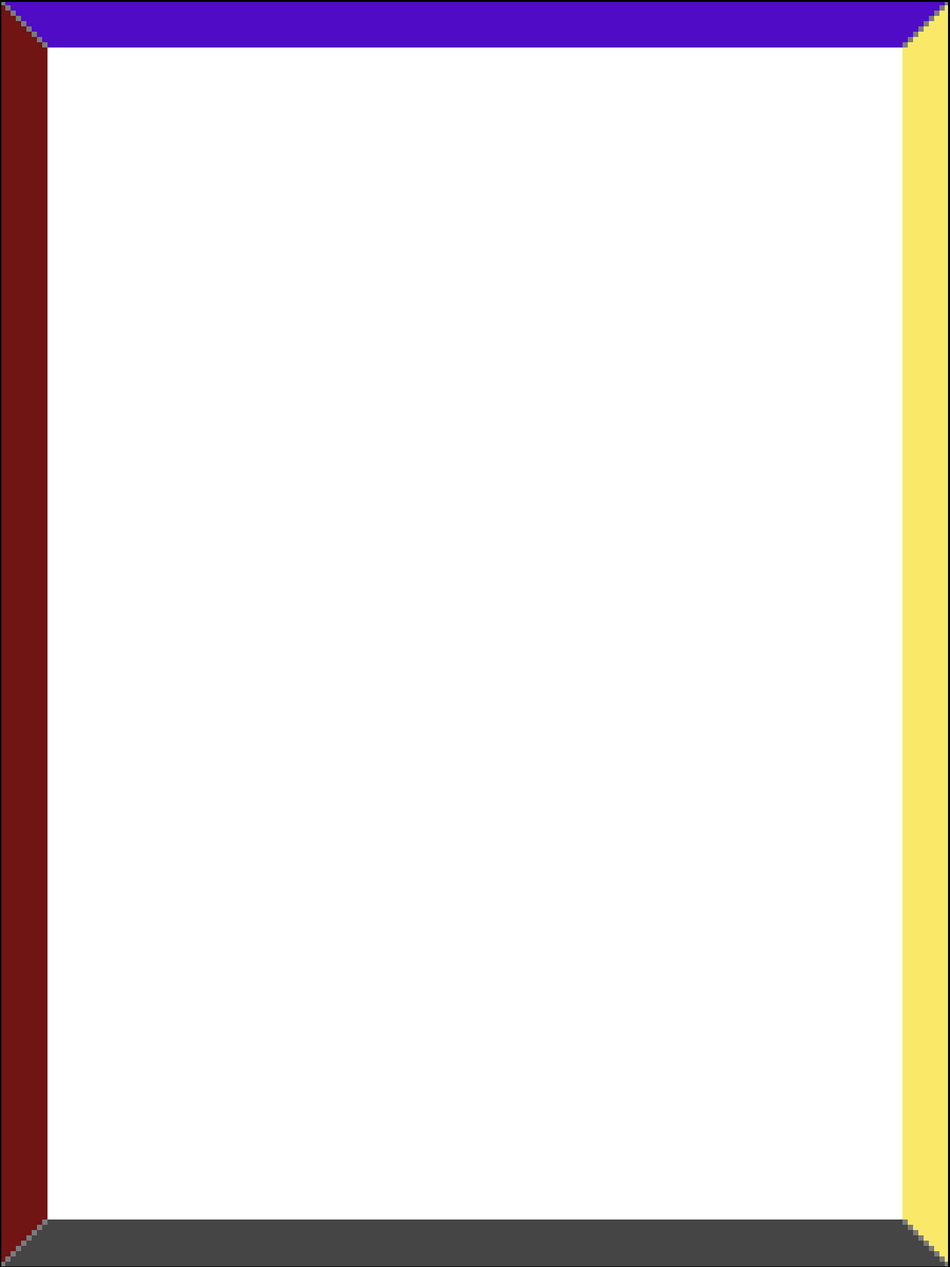
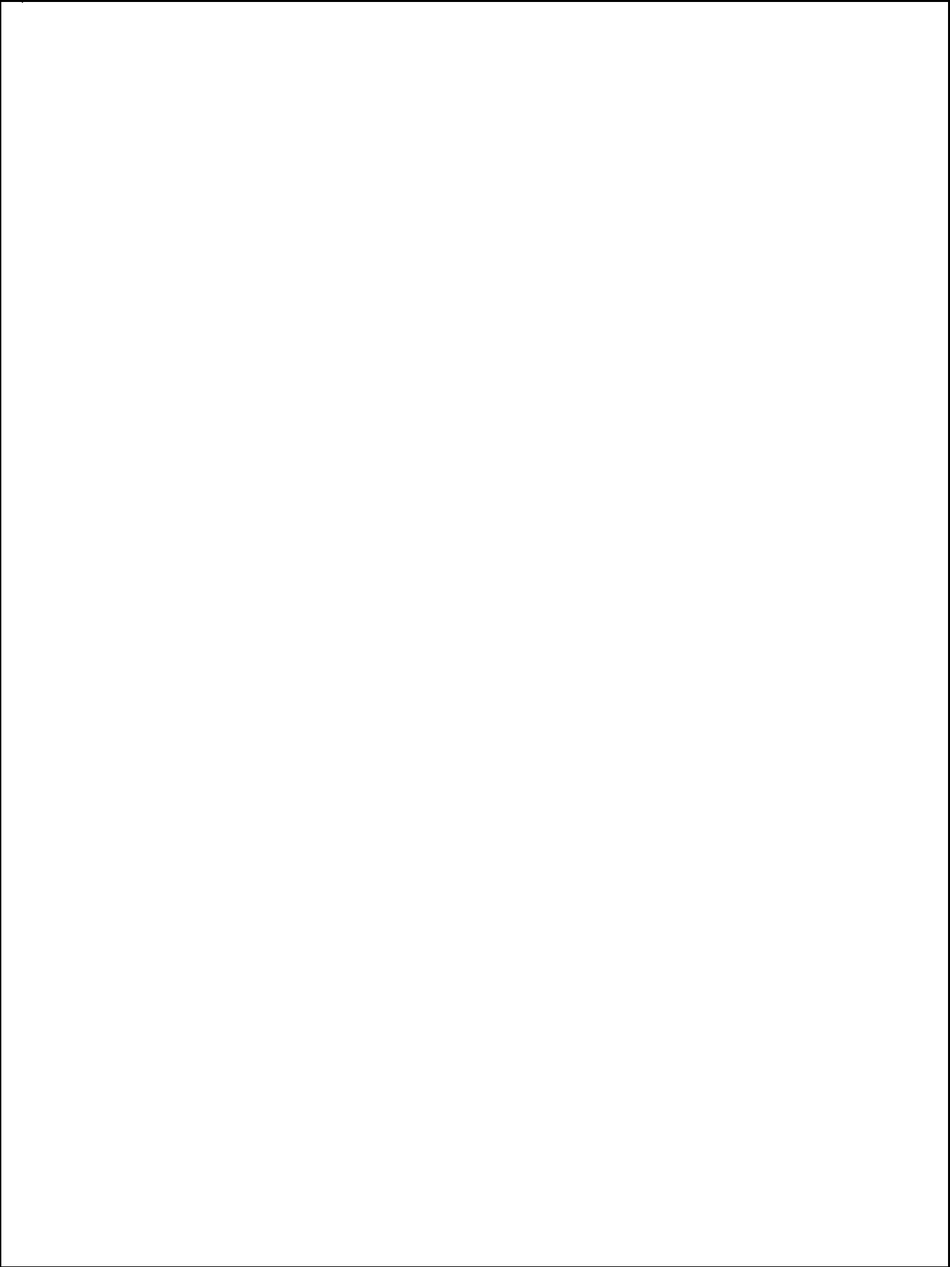
Layers edited between the first and the second w=950, h=1267 image:
hid "armor" over [left=1, top=1219, right=949, bottom=1267]
hid "weapon2" over [left=1, top=1, right=48, bottom=1267]
hid "tool" over [left=902, top=1, right=949, bottom=1267]
hid "hat" over [left=1, top=1, right=949, bottom=48]
painted on "Background" over [left=1, top=1, right=949, bottom=1267]
